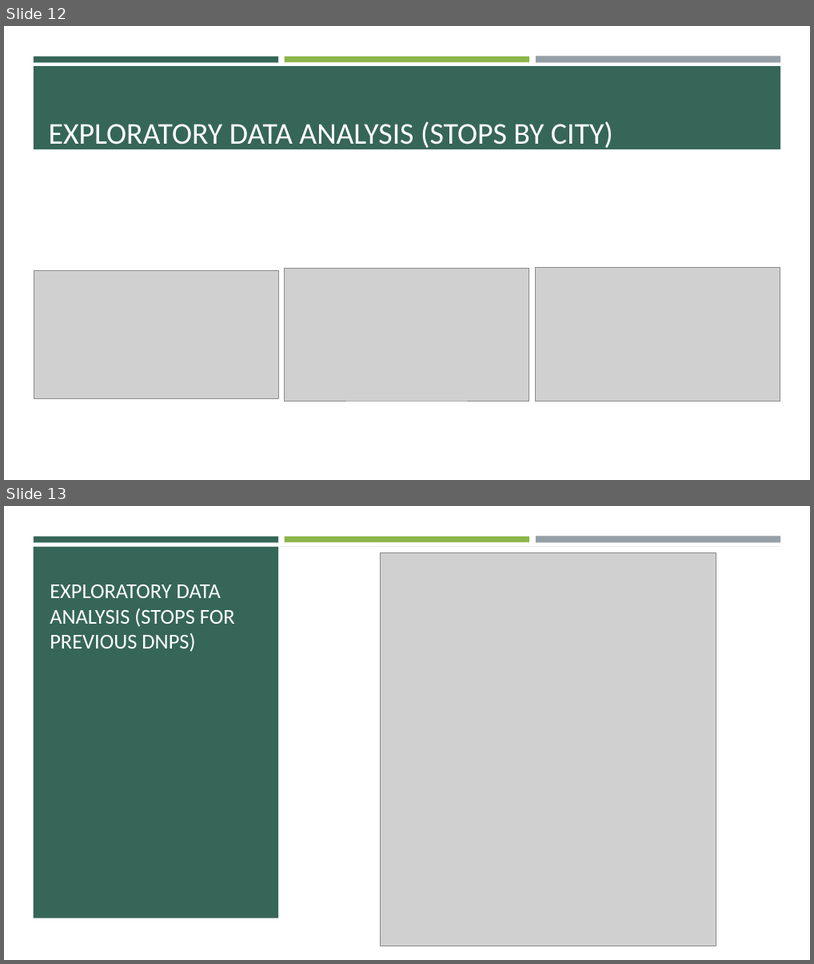
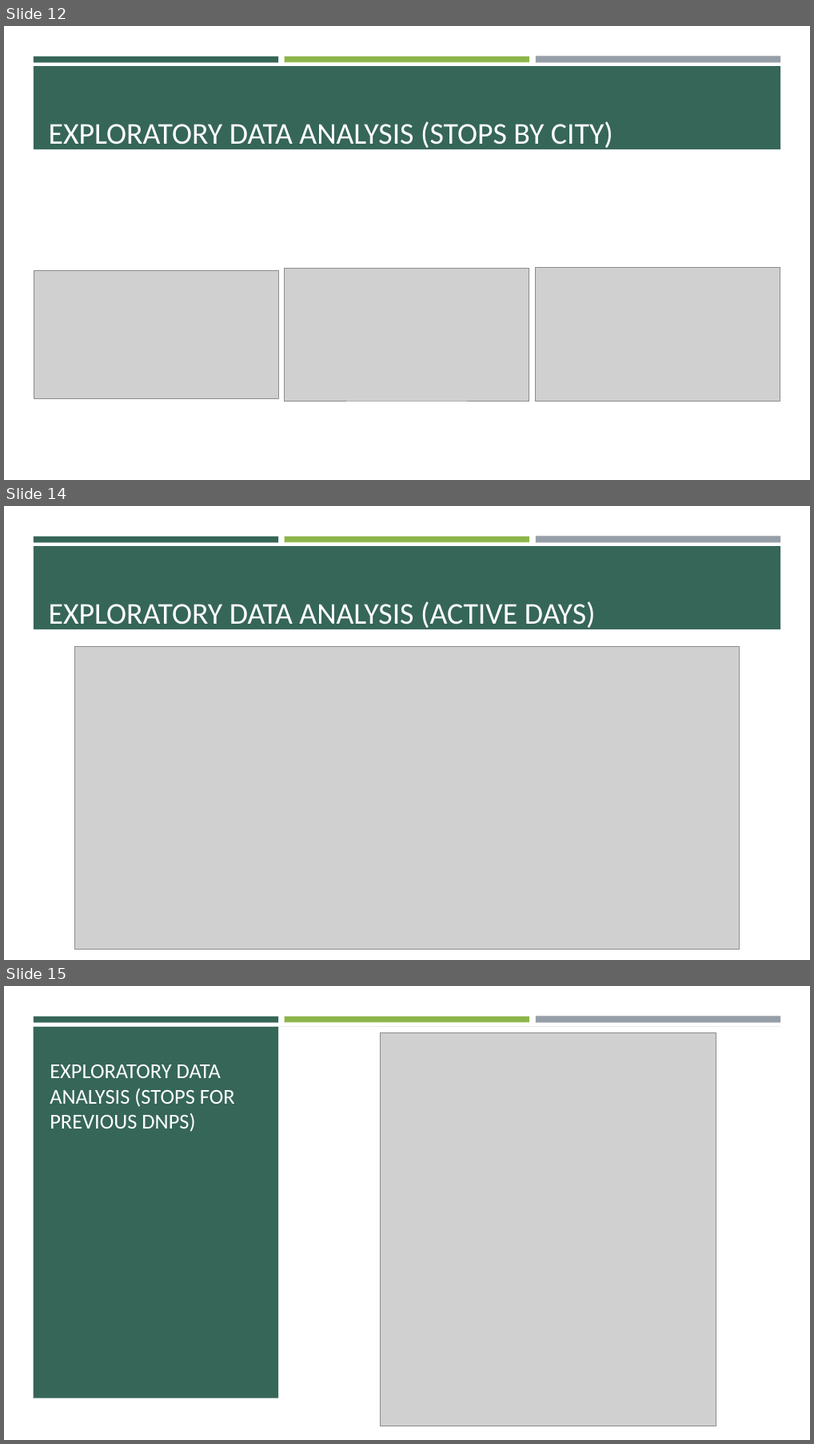
Before and after one commit to brocknosbisch/Springboard_Capstone_2, a slide deck: Chapter_4_Capstone_2_Milestone_Report_1.pptx. Shown one above the other, each under a label of ours: slides 12 and 13 before the commit, slides 12, 14 and 15 after it; the slides between them are not shown. The pictures are 814x964 and 814x1444 pixels, drawn with LibreOffice and Linux fonts; fonts in the diff are those of the drawing; grey boxes stand for pictures. Boxes give left, top, right and bottom in pixels: in the first picture for what was removed or moved away, otherwise in the second. Text is boxed around its words. In the diff, an @@ line names an element or a change of style, - is before the commit and + after.

```diff
--- a/Chapter_4_Capstone_2_Milestone_Report_1.pptx
+++ b/Chapter_4_Capstone_2_Milestone_Report_1.pptx
@@ slide 14 added at [4, 506, 810, 960], background #FFFFFF; not listed: 4 template elements that a slide beside it also shows @@
@@ title added at [49, 601, 596, 631], 36 pt, text #FFFFFF @@
+EXPLORATORY DATA ANALYSIS (ACTIVE DAYS)
@@ picture added at [75, 646, 740, 949] @@
@@ what was slide 13 is now slide 15 @@
```
Also in this commit, not shown: 1 slide changed, 1 other slide added, 5 other files.
